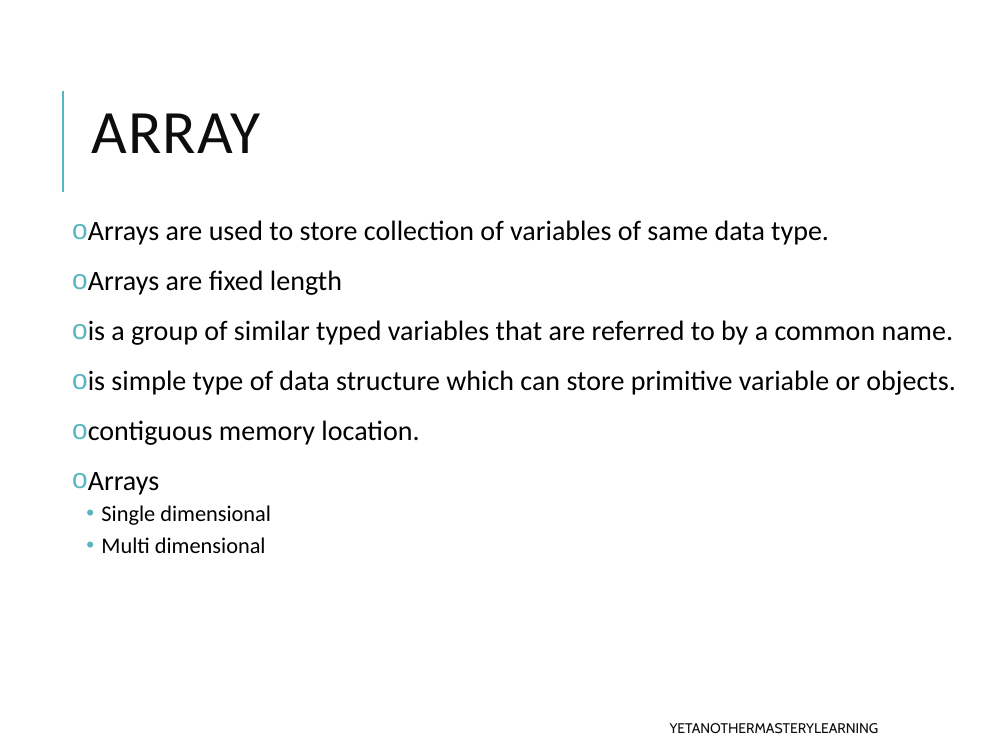
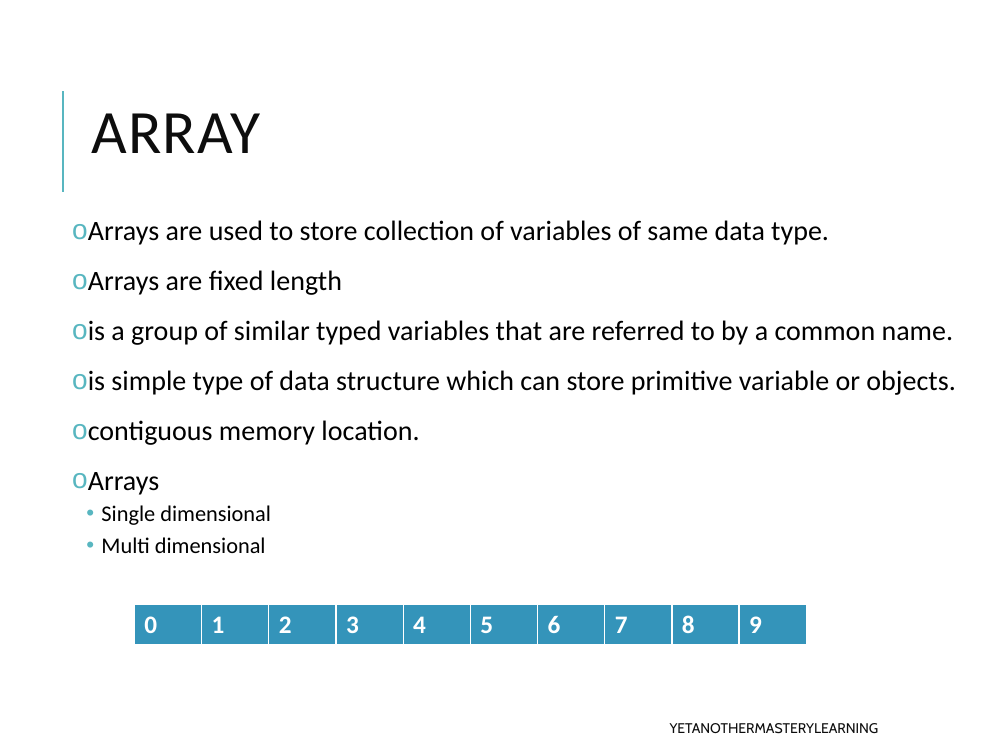
Before and after one commit to yetanothermasterylearning/Core-Java, a slide deck: slide 3 of String/Presentation/Array, String, StringBuffer and StringBuilder.pptx. Drawn at 1008x756 pixels with LibreOffice and Linux fonts; fonts in the diff are those of the drawing. Boxes give left, top, right and bottom in pixels: in the first picture for what was removed or moved away, otherwise in the second. Text is boxed around its words. In the diff, an @@ line names an element or a change of style, - is before the commit and + after.

Commit message:
Add exception presentation, code changes and array problems

```diff
--- a/String/Presentation/Array, String, StringBuffer and StringBuilder.pptx
+++ b/String/Presentation/Array, String, StringBuffer and StringBuilder.pptx
@@ table added at bbox=[134, 605, 809, 646], 1 rows, 10 columns @@
+0 | 1 | 2 | 3 | 4 | 5 | 6 | 7 | 8 | 9
```
Also in this commit, not shown: 1 other slide changed, 27 other files.
